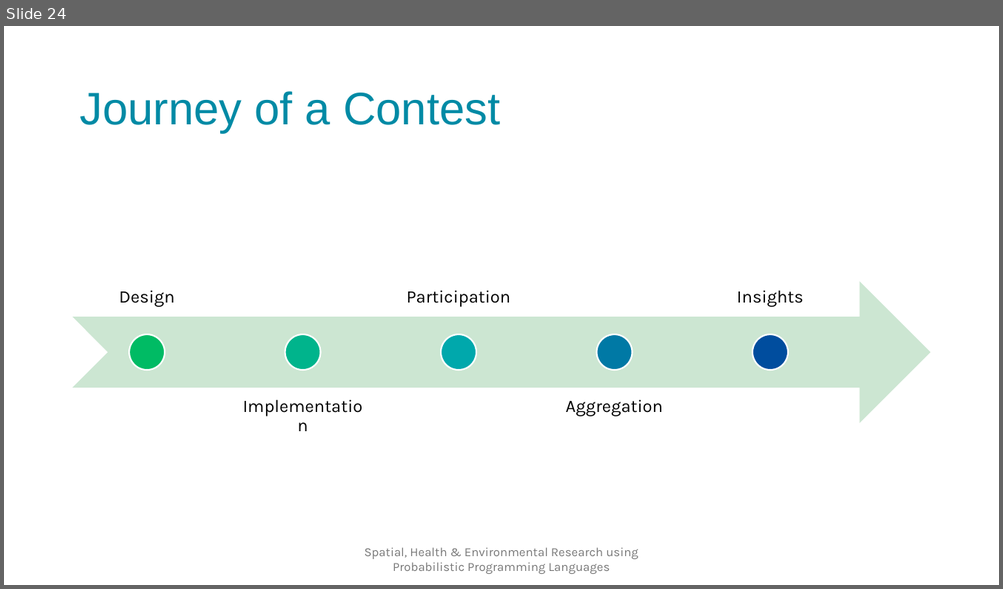
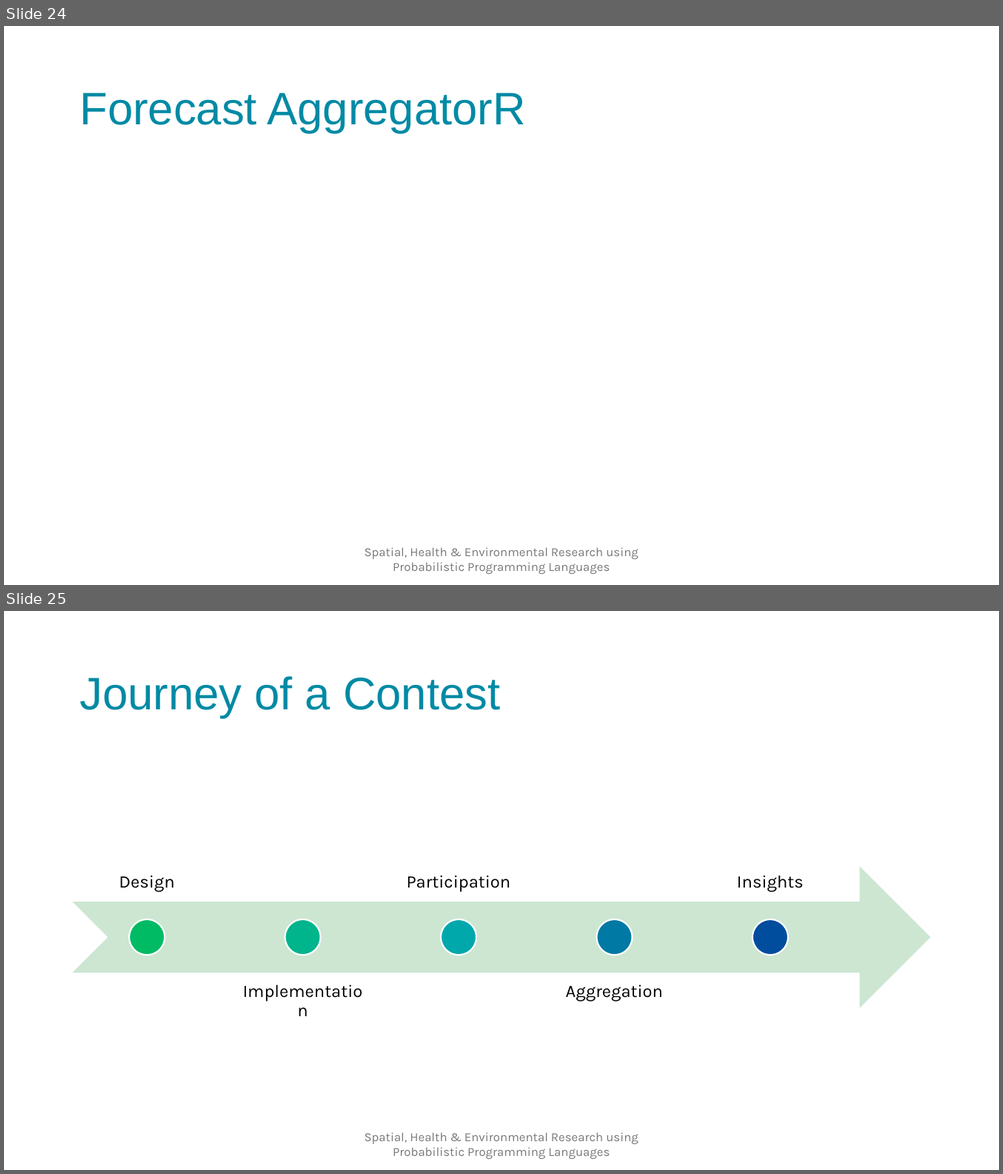
Before and after one commit to SPHERE-PPL/Annual-Meeting-Jan25, a slide deck: Presentations/DayPlan/Full Presentation.pptx. Shown one above the other, each under a label of ours: slide 24 before the commit, slides 24 and 25 after it. The pictures are 1003x589 and 1003x1174 pixels, drawn with LibreOffice and Linux fonts; fonts in the diff are those of the drawing; background and template pictures are left out. Boxes give left, top, right and bottom in pixels: in the first picture for what was removed or moved away, otherwise in the second. Text is boxed around its words. In the diff, an @@ line names an element or a change of style, - is before the commit and + after.

```diff
--- a/Presentations/DayPlan/Full Presentation.pptx
+++ b/Presentations/DayPlan/Full Presentation.pptx
@@ slide 24 added at (4,26,999,585), background picture (left out) @@
@@ title added at (79,93,526,133), 44 pt, text #008AA5 @@
+Forecast AggregatorR
@@ text added at (364,548,638,574), 12 pt, text #797979 @@
+Spatial, Health & Environmental Research using Probabilistic Programming Languages
@@ what was slide 24 is now slide 25 @@
```
Also in this commit, not shown: 2 slides changed, 1 other file.
